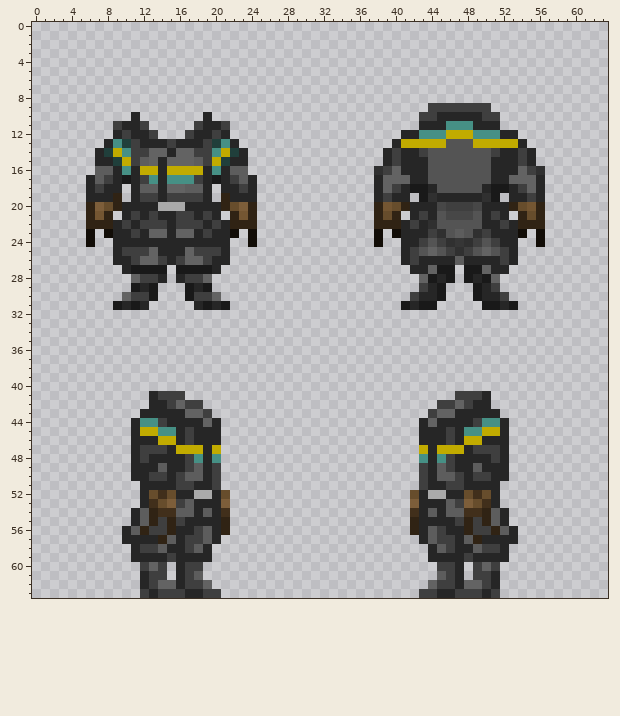
A pixel-art sprite gets an edit: Resources/Textures/Clothing/OuterClothing/Suits/atmos_firesuit.rsi/equipped-OUTERCLOTHING-vox.png. This is how it looked before the edit.
The file is 64x64 pixels. Colours within 5 levels of each other are drawn and written as one.
Now the later version:
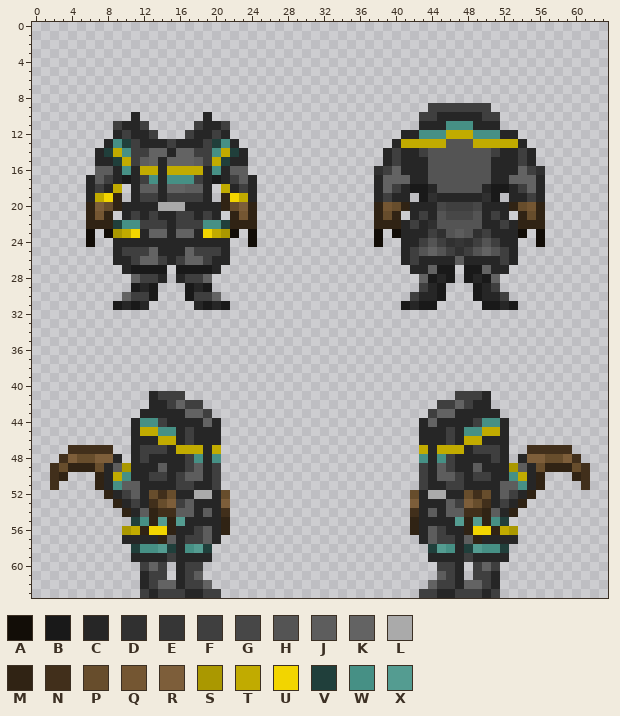
Palette (. is transparent): A #120d07  B #191919  C #262626  D #303030  E #363636  F #3f3f3f  G #474747  H #545454  J #5d5d5d  K #636363  L #aaaaaa  M #302314  N #412f1b  P #674d2c  Q #745632  R #7d5e3a  S #aa9800  T #c1ab00  U #f2d500  V #203f3b  W #469085  X #549c91
Changes in this commit:
@@ x 5..25 @@
 17 .CJFCBCFWCWWWFCBCFJC.
-18 .CFCC.CJJCKKJJC.CCFC.
-19 .CCCM.CFFCFFFFC.MCCC.
+18 .CFCT.CJJCKKJJC.TCFC.
+19 .CTUM.CFFCFFFFC.MUTC.
 20 .MRPMCCCCLLLCCCCMPRM.
 21 .MQM.CFCFCCFFCFC.MQM.
-22 .MMMCFCFFFCFFFCFCMMM.
-23 .A.ACCFCKKCKKCFCCA.A.
+22 .MMMVWWFFFCFFFWWVMMM.
+23 .A.ASTUCKKCKKCUTSA.A.
 24 .A..CCCCCCCCCCCCC..A.
@@ x 0..63 @@
 46 ...........CCCTTCFCCC......................CCCFCTTCCC...........
-47 ...........CFFFCTTTCT......................TCTTTCFFFC...........
-48 ...........CFCCCCFWCW......................WCWFCCCCFC...........
-49 ...........CCCJCCFJCF......................FCJFCCJCCC...........
-50 ...........CCFFCFJJCF......................FCJJFCFFCC...........
-51 ............CCCCFFCCF......................FCCFFCCCC............
-52 ............CPNPCCLLCP....................PCLLCCPNPC............
-53 ............CNPRFJCCCR....................RCCCJFRPNC............
-54 ...........CJMNNJJCJCN....................NCJCJJNNMJC...........
-55 ...........CJMFMFCCCCM....................MCCCCFMFMJC...........
-56 ..........CJMFFMCCFJCM....................MCJFCCMFFMJC..........
+47 ....NNNNN..CFFFCTTTCT......................TCTTTCFFFC..NNNNN....
+48 ...NRPPRRC.CFCCCCFWCW......................WCWFCCCCFC.CRRPPRN...
+49 ..NPMMMPCJSCCCJCCFJCF......................FCJFCCJCCCSJCPMMMPN..
+50 ..NM...MCTWCCFFCFJJCF......................FCJJFCFFCCWTCM...MN..
+51 ..N....MCWJJCCCCFFCCF......................FCCFFCCCCJJWCM....N..
+52 ........MCFJCPNPCCLLCP....................PCLLCCPNPCJFCM........
+53 .........MCFCNPRFJCCCR....................RCCCJFRPNCFCM.........
+54 ..........MCJMNNJJCJCN....................NCJCJJNNMJCM..........
+55 ...........VWMXMXCCCCM....................MCCCCXMXMWV...........
+56 ..........STMUUMCCFJCM....................MCJFCCMUUMTS..........
 57 ..........CCCCMJCFFJC......................CJFFCJMCCCC..........
-58 ...........CFFJCCFJC........................CJFCCJFFC...........
+58 ...........VWWXVCWXV........................VXWCVXWWV...........
 59 ...........CCCCFCCCC........................CCCCFCCCC...........
Changed places in both pictures, as pixel boxes (x1, y1, x2, y2):
changed: (95, 184, 140, 238)
changed: (203, 184, 248, 238)
changed: (50, 445, 212, 553)
changed: (428, 445, 590, 553)
